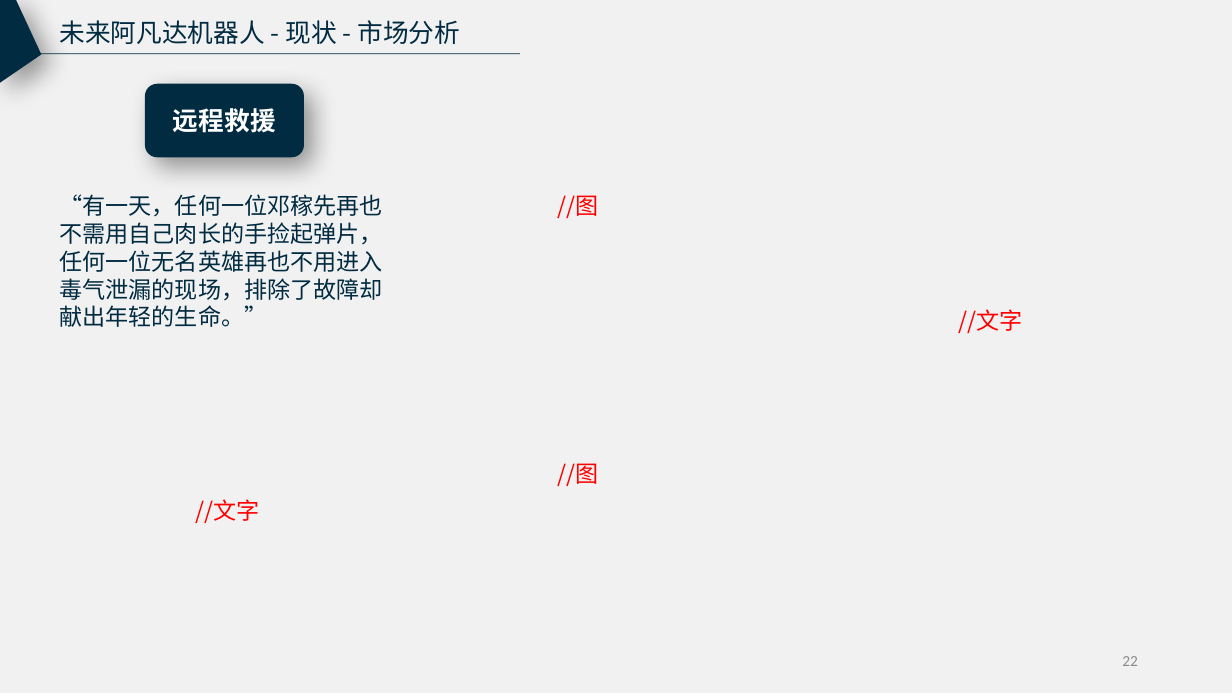
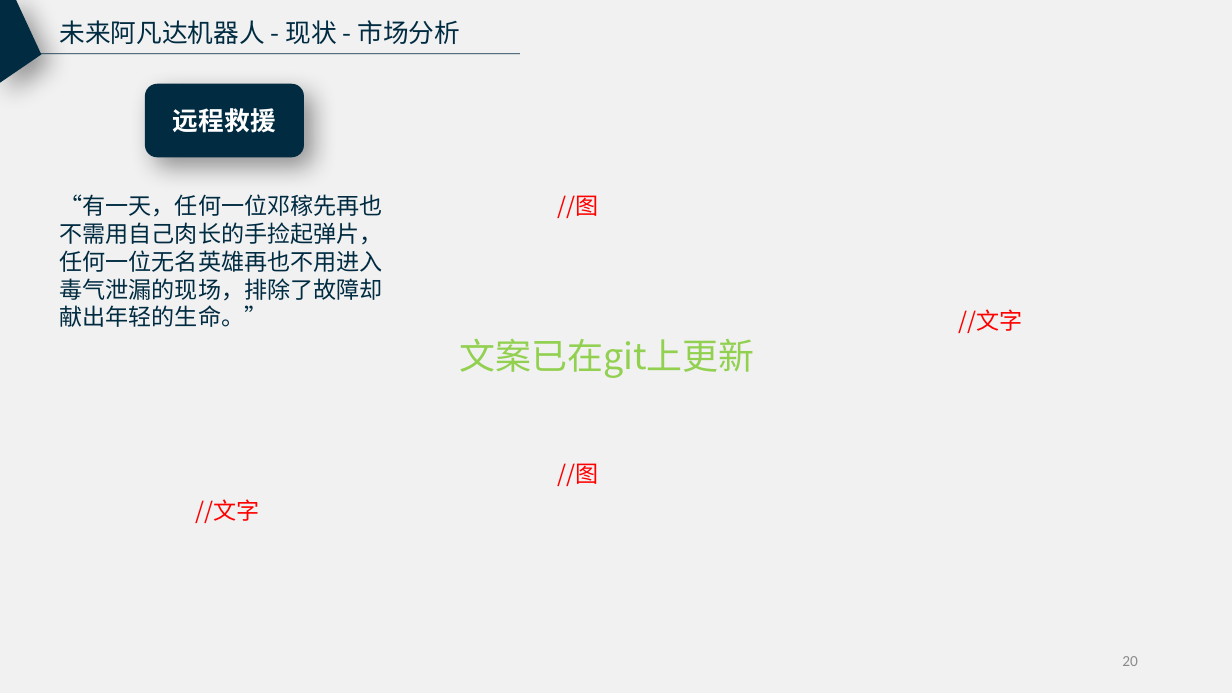
Before and after one commit to RunTimeError2/Avabot---Industry-Frontier, a slide deck: slide 20 of 未来阿凡达机器人_产业调研报告试验稿.pptx (slide 22 before the commit). Drawn at 1232x693 pixels with LibreOffice and Linux fonts; fonts in the diff are those of the drawing. Boxes give left, top, right and bottom in pixels: in the first picture for what was removed or moved away, otherwise in the second. Text is boxed around its words. In the diff, an @@ line names an element or a change of style, - is before the commit and + after.

```diff
--- a/未来阿凡达机器人_产业调研报告试验稿.pptx
+++ b/未来阿凡达机器人_产业调研报告试验稿.pptx
@@ text added at [460, 338, 755, 378], 28 pt, text #92D050 @@
+文案已在git上更新
@@ page number at [1122, 656, 1138, 666]: text changed @@
-22
+20
```
Also in this commit, not shown: 2 other slides changed, 2 slides removed, 2 other files.
